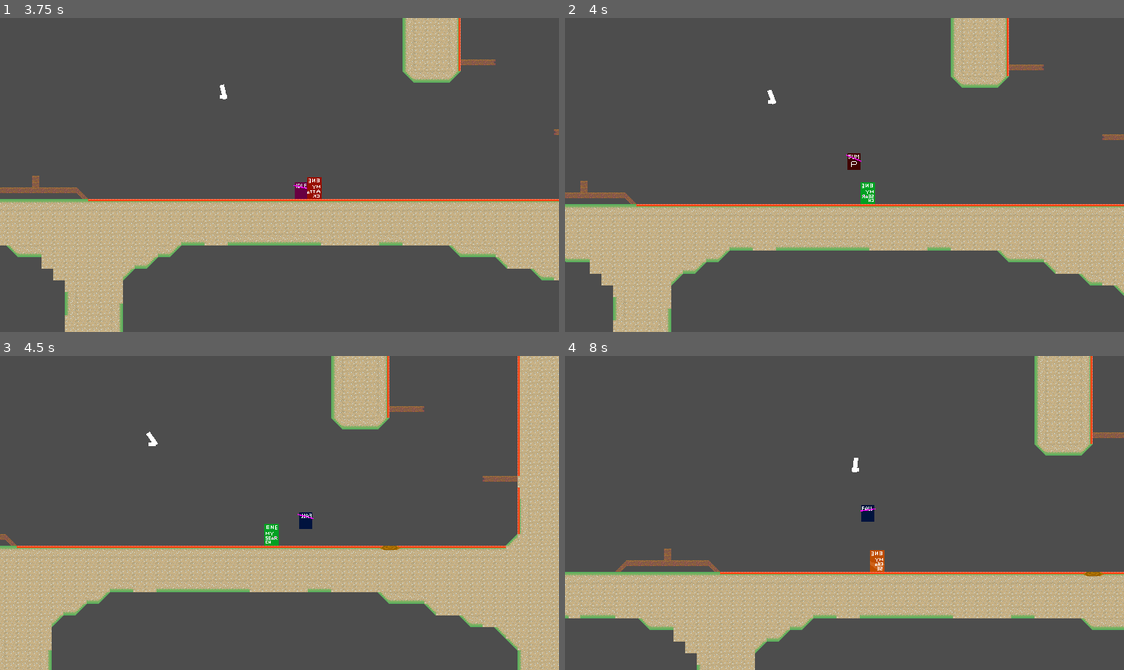
Above: before the commit, frames 1-4 (two rows, left to right).
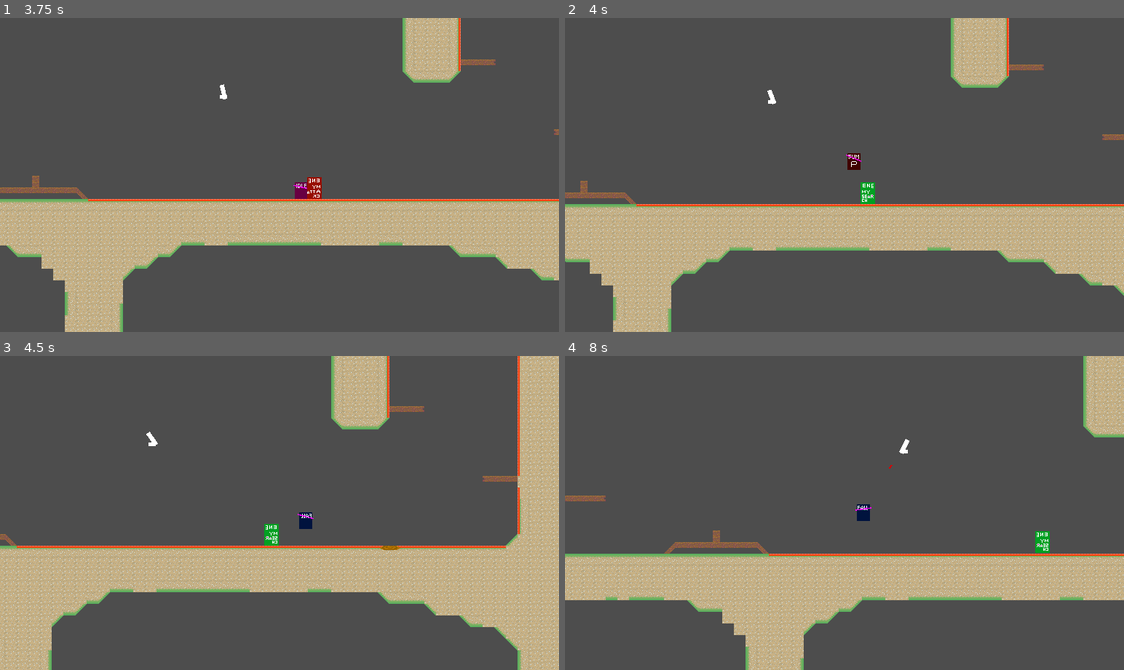
Above: after the commit, the same moments.

Repository: haruo-gabriel/portal2d
Game: Godot game, scene res://levels/test.tscn
Same seed, same stepped clock (60 frames per second), same inputs: the game is played once before the commit and once after it.
Inputs (mouse positions are in pixels of both pictures, inside the frame that each line leads up to):
- Up to frame 1 (3.75 s): move the mouse to (402, 159) at 0.52 s; hold Shift (crouch) 0.53-1.28 s; hold D (move_right) 0.53-2.03 s; tap Space (jump) at 0.77, 1.52, 3.02 s; move the mouse to (167, 190) at 1.27 s; click (167, 190) at 1.35 s; move the mouse to (335, 105) at 2.02 s; hold A (move_left) 2.03-2.78 s; right-click (335, 105) at 2.1 s; move the mouse to (251, 237) at 2.77 s; hold D (move_right) from 2.78 s (still down); tap Shift (crouch) at 2.85 s; move the mouse to (447, 222) at 3.52 s; click (447, 222) at 3.6 s
- Up to frame 2 (4 s): keep holding D (move_right); tap Space (jump) at 3.77 s
- Up to frame 3 (4.5 s): move the mouse to (111, 465) at 4.27 s; release D (move_right) at 4.28 s; hold A (move_left) from 4.28 s (still down); right-click (111, 465) at 4.35 s
- Up to frame 4 (8 s): tap Space (jump) at 4.52, 6.02, 6.77, 7.52 s; move the mouse to (872, 513) at 5.02 s; release A (move_left) at 5.03 s; hold D (move_right) 5.03-5.78 s; hold Shift (crouch) 5.03-5.78 s; move the mouse to (760, 434) at 5.77 s; hold A (move_left) 5.78-7.28 s; click (760, 434) at 5.85 s; move the mouse to (967, 497) at 6.52 s; right-click (967, 497) at 6.6 s; move the mouse to (732, 528) at 7.27 s; hold D (move_right) from 7.28 s (still down); tap Shift (crouch) at 7.35 s

Frame 1 is identical in both runs. In frame 2, less than 0.1% of the frame differs, in the area x 53-56%, y 52-59%; in frame 3, less than 0.1%; in frame 4, 25%, in the area x 0-100%, y 0-100%.

Commit message:
Fixing enemy filpping

Diff:
--- a/godot project/characters/moving_enemy/scripts/attacking.gd
+++ b/godot project/characters/moving_enemy/scripts/attacking.gd
@@ -22,9 +22,8 @@
 
 	enemy.velocity = enemy.velocity.normalized() / 10
 
-func attack() -> void:
-	enemy.attack_area.monitoring = true
-
+func exit() -> void:
+	pass
 
 func _physics_process(delta: float) -> void:
 
@@ -32,9 +31,10 @@
 		attack_delay -= 1
 		return
 
-	while attack_duration:
+	enemy.attack_area.monitoring = true
+
+	if attack_duration:
 		attack_duration -= 1
-		attack()
 		return
 
 	enemy.attack_area.monitoring = false
--- a/godot project/characters/moving_enemy/scripts/moving_enemy.gd
+++ b/godot project/characters/moving_enemy/scripts/moving_enemy.gd
@@ -19,9 +19,18 @@
 const SIGHT_DISTANCE: float = 500
 const BEHIND_SIGHT_DISTANCE: float = 100
 
+var direction: float = 1
+
+
 func flip() -> void:
 
 	velocity.x *= -1
+
+	flip_nodes()
+
+func flip_nodes() -> void:
+
+	direction *= -1
 
 	can_see_floor.position *= -1
 	sprite.flip_h = not sprite.flip_h
@@ -31,15 +40,6 @@
 	attack_caster.target_position *= -1
 
 	attack_shape.position *= -1
-
-
-func flip_to(direction: int) -> void:
-
-	if not direction:
-		return
-
-	if (direction > 0) == (velocity.x > 0):
-		flip()
 
 func should_flip(delta: float) -> bool:
 
@@ -59,4 +59,8 @@
 	animation.play("searching")
 
 func _physics_process(delta: float) -> void:
+
 	move_and_slide()
+
+	if velocity.x and direction != sign(velocity.x):
+		flip_nodes()
